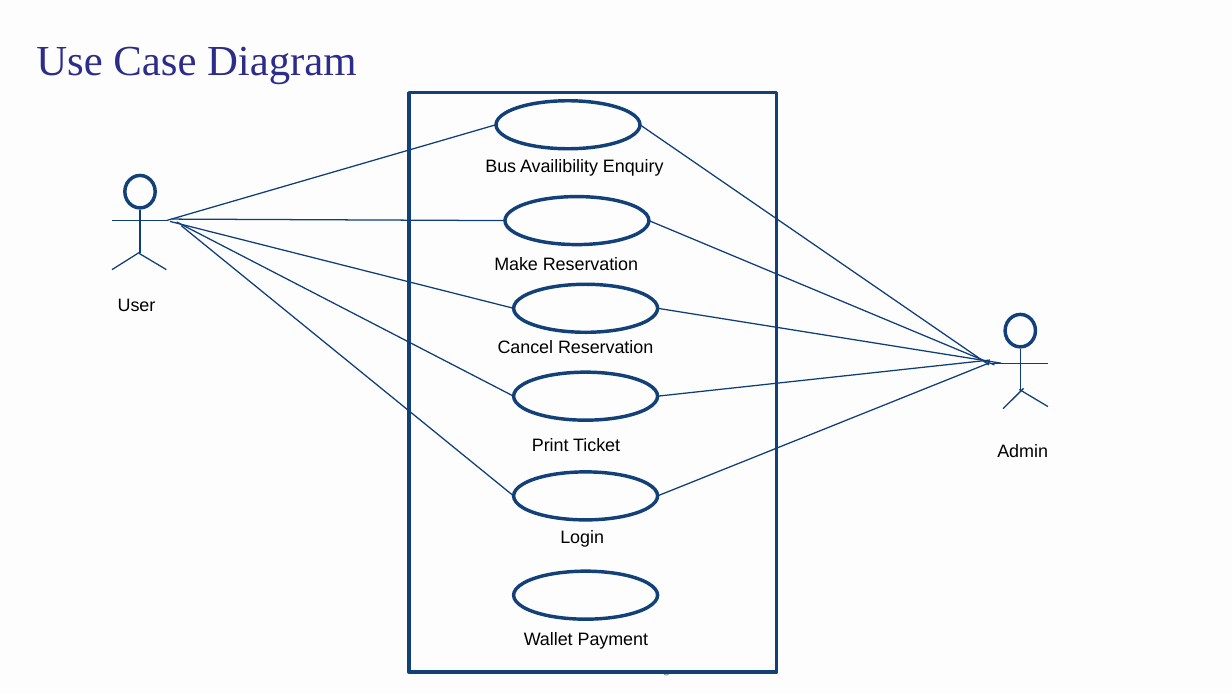
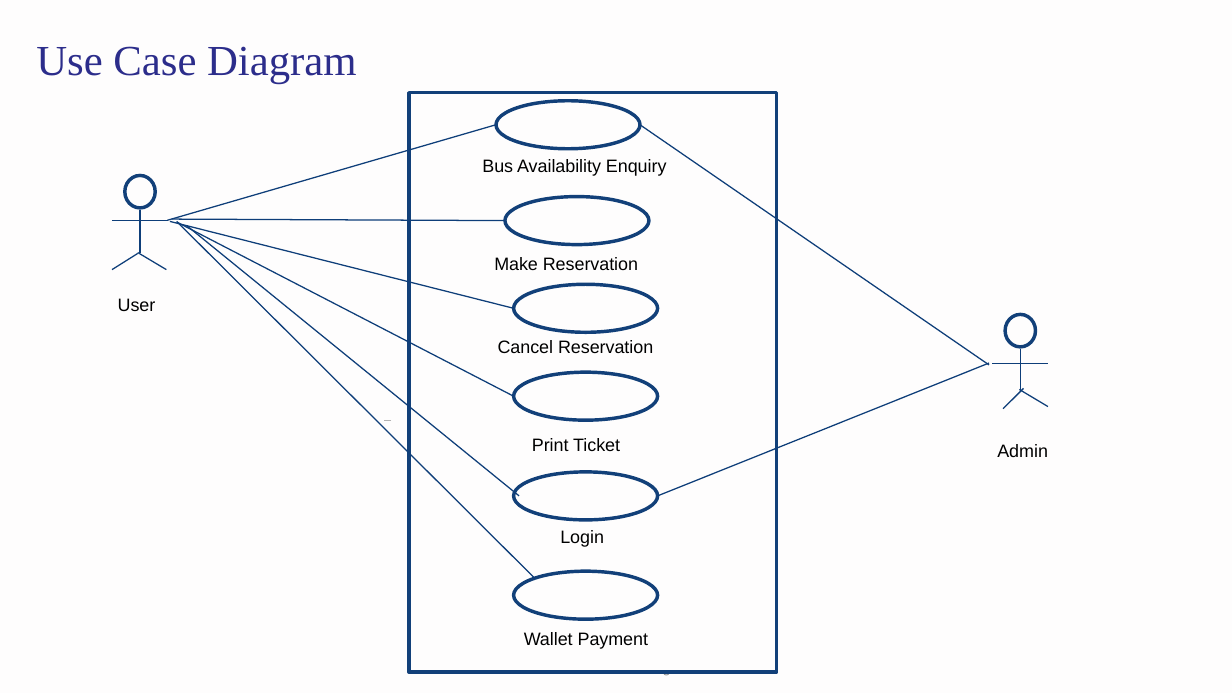
Before and after one commit to Team8-BR/Bus_Reservation, a slide deck: slide 7 of LTI Template Bus RFeservation System.pptx. Drawn at 1232x693 pixels with LibreOffice and Linux fonts; fonts in the diff are those of the drawing; background and template pictures are left out. Boxes give left, top, right and bottom in pixels: in the first picture for what was removed or moved away, otherwise in the second. Text is boxed around its words. In the diff, an @@ line names an element or a change of style, - is before the commit and + after.

```diff
--- a/LTI Template Bus RFeservation System.pptx
+++ b/LTI Template Bus RFeservation System.pptx
@@ text at box(482, 159, 667, 176): text changed @@
-Bus Availibility Enquiry
+Bus Availability Enquiry
@@ line added from (176, 222) to (535, 578), #0F3E79 0.75 pt @@
@@ line moved from (181, 225) - (514, 496) to (187, 225) - (519, 496) @@
@@ line removed from (649, 221) to (994, 365) @@
@@ line removed from (658, 308) to (1002, 363) @@
@@ line removed from (658, 397) to (991, 360) @@
```
Also in this commit, not shown: 3 other slides changed, 9 other files.
